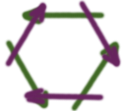
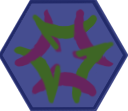
The second 128px x 111px image is a revision of the first. Changes to its layers:
added layer "Copy of Layer 4" above "Copy of Layer 3" over (0, 0, 128, 111)
added layer "Copy of Layer 3" above "Layer 4" over (0, 0, 128, 111)
added layer "Layer 4" above "Layer 3" over (0, 0, 128, 111)
added layer "Layer 3" above "Layer 1" over (0, 0, 128, 111)
hid "Layer 1", painted on it over (0, 0, 128, 111)
showed "Layer 2(pasted)" over (0, 0, 128, 111)
